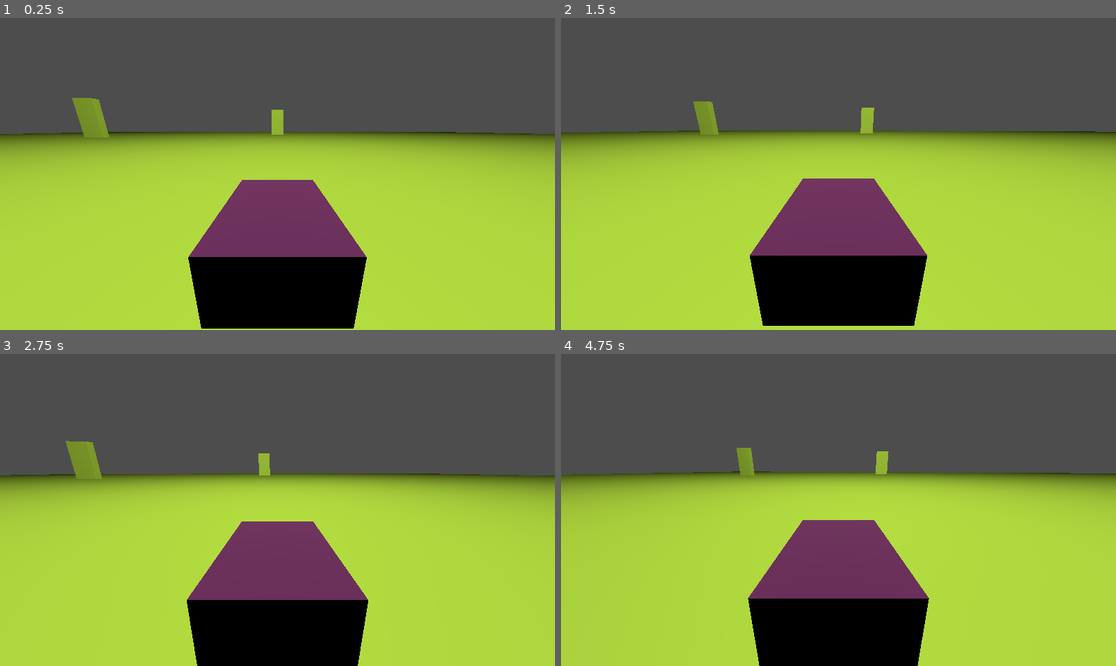
Above: before the commit, frames 1-4 (two rows, left to right).
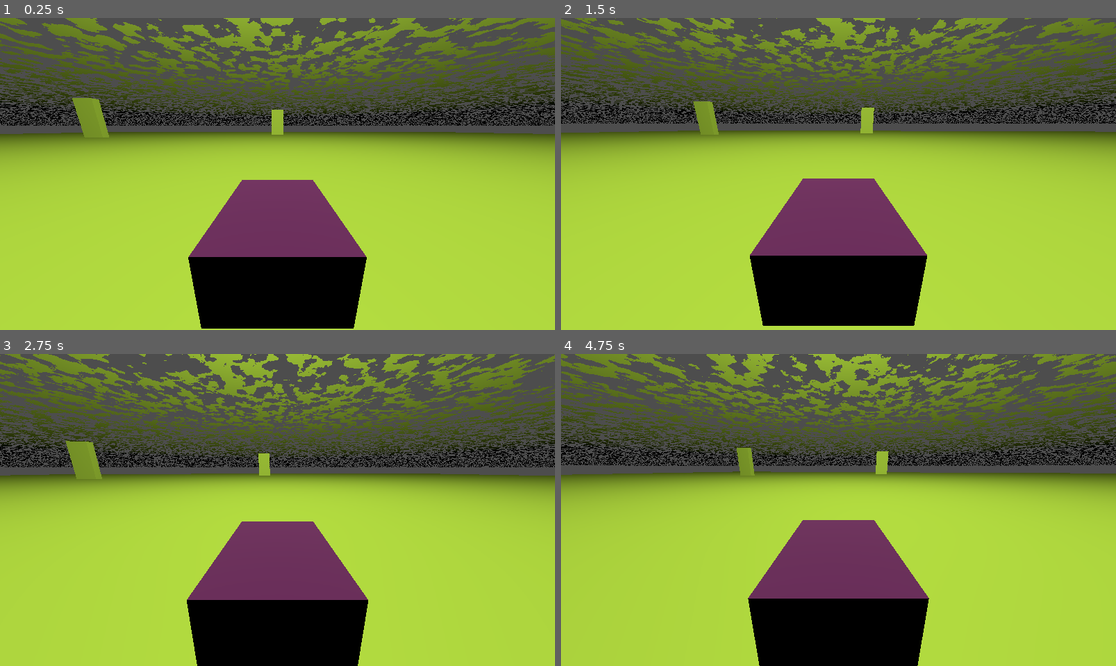
Above: after the commit, the same moments.

Repository: X1Vi/RocketLeagueAttempt
Game: Godot game, scene res://scenes/TestingScene.tscn
The game is run twice, just before and just after one commit, with the same random seed, the same clock (stepped at 60 frames per second) and the same inputs.
Inputs (mouse positions are in pixels of both pictures, inside the frame that each line leads up to):
- Up to frame 1 (0.25 s): no input
- Up to frame 2 (1.5 s): move the mouse to (866, 174) at 0.52 s; hold A (A) 0.53-1.28 s; tap D (D) at 0.8, 1.35 s; move the mouse to (810, 174) at 1.27 s
- Up to frame 3 (2.75 s): tap S (S) at 1.55 s; move the mouse to (288, 503) at 2.02 s; hold S (S) from 2.03 s (still down); tap W (W) at 2.3 s
- Up to frame 4 (4.75 s): move the mouse to (832, 516) at 2.77 s; release S (S) at 2.78 s; tap W (W) at 2.85 s; tap A (A) at 3.05 s; move the mouse to (877, 513) at 3.52 s; hold A (A) 3.53-4.28 s; tap D (D) at 3.8, 4.35 s; move the mouse to (794, 506) at 4.27 s; tap S (S) at 4.55 s

The runs differ from the first frame. In frame 1, 15% of the frame differs, in the area x 0-100%, y 0-38%; in frame 2, 15%; in frame 3, 16%; in frame 4, 16%, in the area x 0-100%, y 0-39%.

Commit message:
added sky shader

Diff:
--- a/scenes/TestingScene.tscn
+++ b/scenes/TestingScene.tscn
@@ -1,7 +1,8 @@
-[gd_scene load_steps=5 format=3 uid="uid://b3amojabfu17r"]
+[gd_scene load_steps=6 format=3 uid="uid://b3amojabfu17r"]
 
 [ext_resource type="PackedScene" uid="uid://but8gvfk2w361" path="res://scenes/player.tscn" id="1_mtafh"]
 [ext_resource type="PackedScene" uid="uid://cnwk1b0a15wb7" path="res://scenes/dummyObstacle.tscn" id="2_yfrpw"]
+[ext_resource type="PackedScene" uid="uid://bdystciv361yb" path="res://scenes/sky_shader.tscn" id="3_ffuuw"]
 
 [sub_resource type="BoxMesh" id="BoxMesh_1b76q"]
 
@@ -35,7 +36,7 @@
 light_energy = 16.0
 light_indirect_energy = 16.0
 light_volumetric_fog_energy = 1.82
-omni_range = 300.0
+omni_range = 1292.5
 omni_attenuation = 0.406126
 
 [node name="StaticBody3D2" parent="." instance=ExtResource("2_yfrpw")]
@@ -50,4 +51,7 @@
 [node name="StaticBody3D5" parent="." instance=ExtResource("2_yfrpw")]
 transform = Transform3D(6.19585, 0, 0, 0, 4.36947, 0, 0, 0, 2.52397, 88.8935, 4.99065, -15.6261)
 
+[node name="SkyShader" parent="." instance=ExtResource("3_ffuuw")]
+transform = Transform3D(371.714, 0, 0, 0, 16.006, 0, 0, 0, 319.455, 0, 186, 0)
+
 [editable path="Player"]
--- /dev/null
+++ b/scenes/sky_shader.tscn
@@ -0,0 +1,22 @@
+[gd_scene load_steps=4 format=3 uid="uid://bdystciv361yb"]
+
+[ext_resource type="Shader" path="res://shaders/sky.gdshader" id="1_5k1ej"]
+
+[sub_resource type="ShaderMaterial" id="ShaderMaterial_70rj0"]
+render_priority = 0
+shader = ExtResource("1_5k1ej")
+shader_parameter/cloud_color = Color(1, 1, 1, 1)
+shader_parameter/sky_color = Color(0.5, 0.7, 1, 1)
+shader_parameter/cloud_scale = 0.1
+shader_parameter/cloud_density = 0.5
+shader_parameter/time_scale = 1.0
+shader_parameter/edge_softness = 0.0
+
+[sub_resource type="SphereMesh" id="SphereMesh_xllq7"]
+material = SubResource("ShaderMaterial_70rj0")
+radius = 104.297
+height = 11.825
+
+[node name="SkyShader" type="MeshInstance3D"]
+transform = Transform3D(371.714, 0, 0, 0, 16.006, 0, 0, 0, 319.455, 0, 0, 0)
+mesh = SubResource("SphereMesh_xllq7")
--- /dev/null
+++ b/shaders/sky.gdshader
@@ -0,0 +1,58 @@
+shader_type spatial;
+
+uniform vec3 cloud_color : source_color = vec3(1.0, 1.0, 1.0);
+uniform vec3 sky_color : source_color = vec3(0.5, 0.7, 1.0);
+uniform float cloud_scale : hint_range(0.1, 10.0) = 1.0;
+uniform float cloud_density : hint_range(0.0, 1.0) = 0.5;
+uniform float time_scale : hint_range(0.0, 1.0) = 0.1;
+uniform float edge_softness : hint_range(0.0, 1.0) = 0.1;
+
+// Noise functions
+float hash(vec3 p) {
+    p = fract(p * 0.3183099 + 0.1);
+    p *= 17.0;
+    return fract(p.x * p.y * p.z * (p.x + p.y + p.z));
+}
+
+float noise(vec3 x) {
+    vec3 i = floor(x);
+    vec3 f = fract(x);
+    f = f * f * (3.0 - 2.0 * f);
+    return mix(mix(mix(hash(i + vec3(0,0,0)), hash(i + vec3(1,0,0)), f.x),
+                   mix(hash(i + vec3(0,1,0)), hash(i + vec3(1,1,0)), f.x), f.y),
+               mix(mix(hash(i + vec3(0,0,1)), hash(i + vec3(1,0,1)), f.x),
+                   mix(hash(i + vec3(0,1,1)), hash(i + vec3(1,1,1)), f.x), f.y), f.z);
+}
+
+float fbm(vec3 x) {
+    float v = 0.0;
+    float a = 0.5;
+    for (int i = 0; i < 5; ++i) {
+        v += a * noise(x);
+        x = x * 2.0 + vec3(100.0);
+        a *= 0.5;
+    }
+    return v;
+}
+
+void fragment() {
+    // Get the world position of the fragment
+    vec3 world_pos = (INV_VIEW_MATRIX * vec4(VERTEX, 1.0)).xyz;
+
+    // Animate the clouds
+    world_pos += TIME * time_scale;
+
+    // Generate cloud noise
+    float cloud = fbm(world_pos * cloud_scale);
+
+    // Apply density and edge softness
+    cloud = smoothstep(1.0 - cloud_density, 1.0 - cloud_density + edge_softness, cloud);
+
+    // Mix cloud color with sky color
+    vec3 final_color = mix(sky_color, cloud_color, cloud);
+
+    // Set the final color and alpha
+    ALBEDO = final_color;
+    ALPHA = cloud;
+
+}
--- a/shaders/test.tscn
+++ /dev/null
@@ -1,3 +0,0 @@
-[gd_scene format=3 uid="uid://dn1q4bghfo2dn"]
-
-[node name="test" type="Node3D"]
